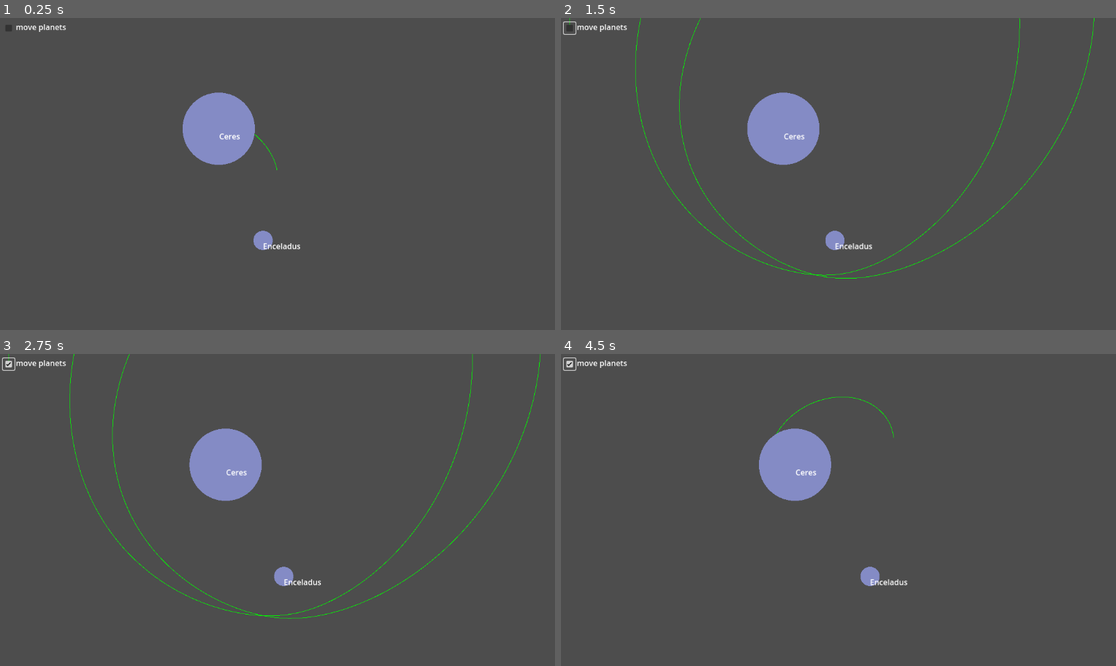
Above: before the commit, frames 1-4 (two rows, left to right).
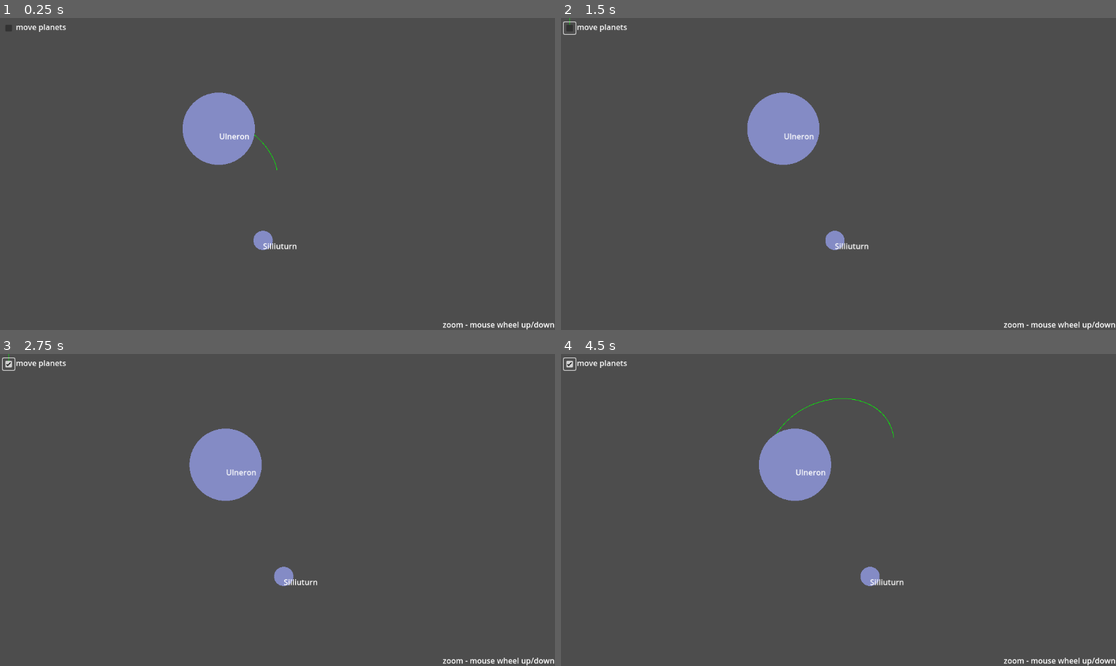
Above: after the commit, the same moments.

Repository: shaninalex/lineattractor
Game: Godot game, scene res://root.tscn
Same seed, same stepped clock (60 frames per second), same inputs: the game is played once before the commit and once after it.
Inputs (mouse positions are in pixels of both pictures, inside the frame that each line leads up to):
- Up to frame 1 (0.25 s): no input
- Up to frame 2 (1.5 s): click (572, 27) at 0.5 s; click (572, 27) at 1.25 s
- Up to frame 3 (2.75 s): click (11, 363) at 2 s
- Up to frame 4 (4.5 s): move the mouse to (960, 494) at 2.77 s; click (960, 494) at 2.92 s; move the mouse to (727, 525) at 3.52 s; click (727, 525) at 3.67 s; move the mouse to (894, 441) at 4.27 s; click (894, 441) at 4.42 s

The runs differ from the first frame. In frame 1, 0.3% of the frame differs, in the area x 39-100%, y 36-100%; in frame 2, 1.0%; in frame 3, 1.1%, in the area x 12-100%, y 0-100%; in frame 4, 0.4%.

Commit message:
feat: more planets

Diff:
--- a/root.tscn
+++ b/root.tscn
@@ -24,42 +24,80 @@
 script = ExtResource("2_pyidc")
 course_length = 1000
 
-[node name="Ceres" type="Node2D" parent="."]
+[node name="Ulneron" type="Node2D" parent="."]
 position = Vector2(455, 233)
 script = ExtResource("1_vvh5c")
 planet_mass = 10000.0
-planet_name = "Ceres"
+planet_name = "Ulneron"
 planet_color = Color(0.516862, 0.545617, 0.77094, 1)
 planet_size = 150.0
 
-[node name="ColorRect" type="ColorRect" parent="Ceres"]
+[node name="ColorRect" type="ColorRect" parent="Ulneron"]
 material = SubResource("ShaderMaterial_28aoi")
 offset_left = -76.0
 offset_top = -79.0
 offset_right = 74.0
 offset_bottom = 71.0
 
-[node name="Label" type="Label" parent="Ceres"]
+[node name="Label" type="Label" parent="Ulneron"]
 offset_right = 40.0
 offset_bottom = 23.0
 
-[node name="Enceladus" type="Node2D" parent="."]
+[node name="Silliuturn" type="Node2D" parent="."]
 position = Vector2(546, 461)
 script = ExtResource("1_vvh5c")
 speed = 30.0
 planet_mass = 1000.0
-planet_name = "Enceladus"
+planet_name = "Silliuturn"
 planet_color = Color(0.516862, 0.545617, 0.77094, 1)
 planet_size = 50.0
 
-[node name="ColorRect" type="ColorRect" parent="Enceladus"]
+[node name="ColorRect" type="ColorRect" parent="Silliuturn"]
 material = SubResource("ShaderMaterial_jnlp7")
 offset_left = -20.0
 offset_top = -20.0
 offset_right = 20.0
 offset_bottom = 20.0
 
-[node name="Label" type="Label" parent="Enceladus"]
+[node name="Label" type="Label" parent="Silliuturn"]
+offset_right = 40.0
+offset_bottom = 23.0
+
+[node name="Silarvis" type="Node2D" parent="."]
+position = Vector2(-495, -530)
+script = ExtResource("1_vvh5c")
+planet_mass = 10000.0
+planet_name = "Silarvis"
+planet_color = Color(0.516862, 0.545617, 0.77094, 1)
+planet_size = 150.0
+
+[node name="ColorRect" type="ColorRect" parent="Silarvis"]
+material = SubResource("ShaderMaterial_28aoi")
+offset_left = -76.0
+offset_top = -79.0
+offset_right = 74.0
+offset_bottom = 71.0
+
+[node name="Label" type="Label" parent="Silarvis"]
+offset_right = 40.0
+offset_bottom = 23.0
+
+[node name="Lomia" type="Node2D" parent="."]
+position = Vector2(25, 981)
+script = ExtResource("1_vvh5c")
+planet_mass = 10000.0
+planet_name = "Lomia"
+planet_color = Color(0.516862, 0.545617, 0.77094, 1)
+planet_size = 150.0
+
+[node name="ColorRect" type="ColorRect" parent="Lomia"]
+material = SubResource("ShaderMaterial_28aoi")
+offset_left = -76.0
+offset_top = -79.0
+offset_right = 74.0
+offset_bottom = 71.0
+
+[node name="Label" type="Label" parent="Lomia"]
 offset_right = 40.0
 offset_bottom = 23.0
 
@@ -90,3 +128,15 @@
 size_flags_vertical = 2
 text = "move planets"
 vertical_alignment = 1
+
+[node name="Label" type="Label" parent="CanvasLayer"]
+anchors_preset = 3
+anchor_left = 1.0
+anchor_top = 1.0
+anchor_right = 1.0
+anchor_bottom = 1.0
+offset_left = -40.0
+offset_top = -23.0
+grow_horizontal = 0
+grow_vertical = 0
+text = "zoom - mouse wheel up/down"
Not shown, changed: README.md
